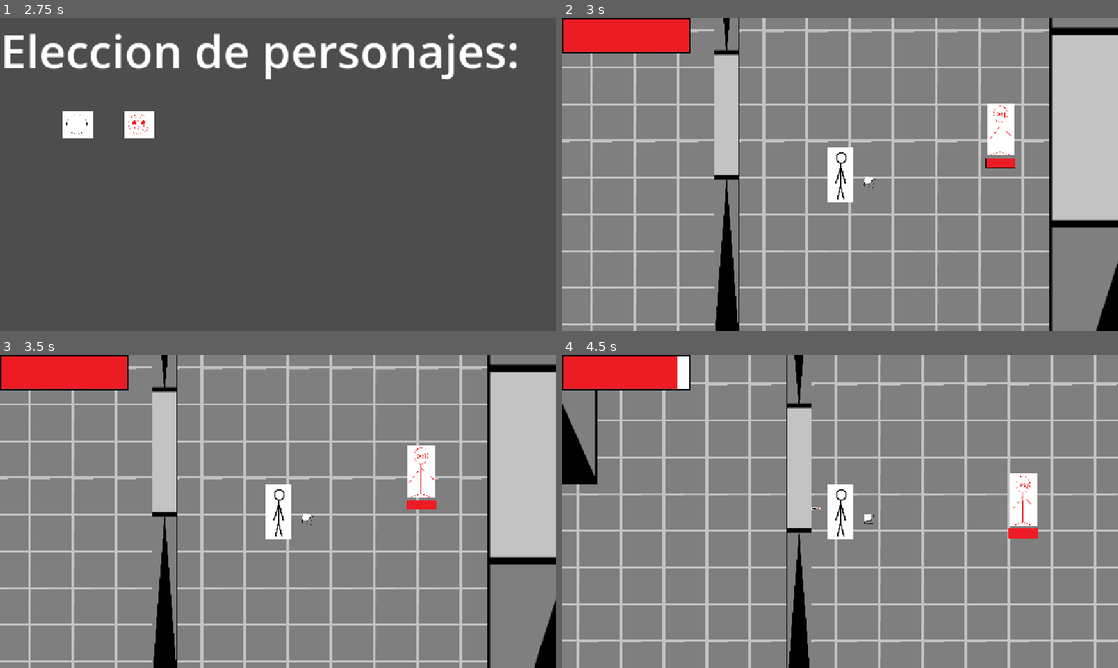
Above: before the commit, frames 1-4 (two rows, left to right).
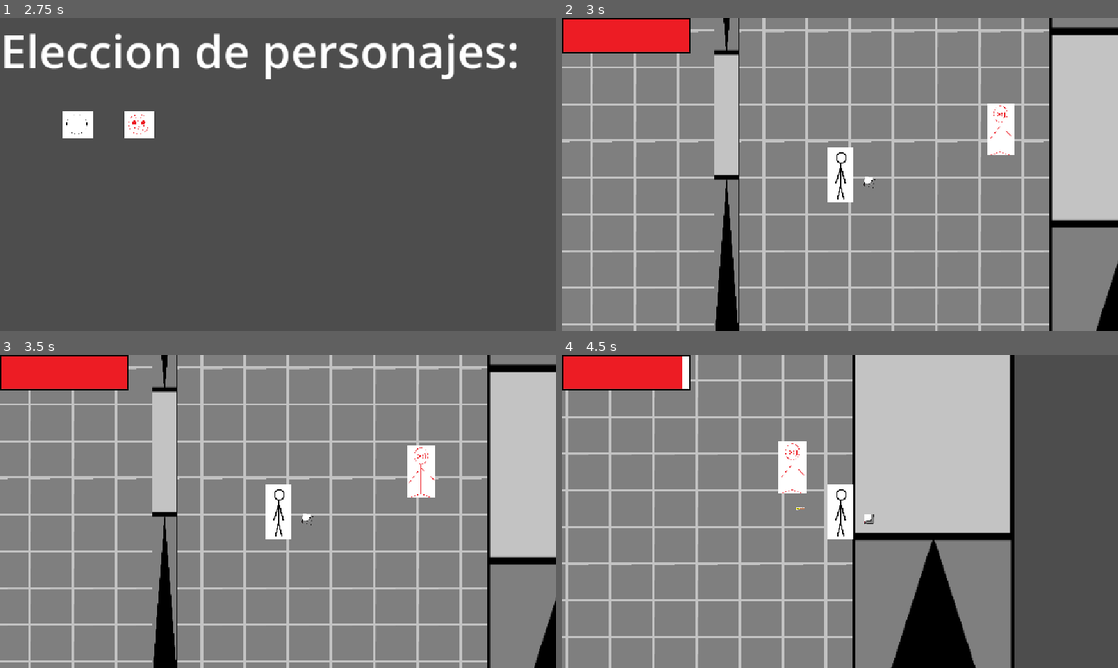
Above: after the commit, the same moments.

Repository: Operr-Omucc/bizo
Game: Godot game, scene res://Escenas/main_menu.tscn
Same seed, same stepped clock (60 frames per second), same inputs: the game is played once before the commit and once after it.
Inputs (mouse positions are in pixels of both pictures, inside the frame that each line leads up to):
- Up to frame 1 (2.75 s): click "Options" at 0.5 s; click "Volver al menu principal" at 1.25 s; click "Start" at 2 s
- Up to frame 2 (3 s): click (639, 124) at 2.75 s
- Up to frame 3 (3.5 s): no input
- Up to frame 4 (4.5 s): move the mouse to (962, 495) at 3.52 s; hold D (Derecha) 3.53-4.28 s; tap Shift (Dash) at 3.6 s; move the mouse to (728, 527) at 4.27 s; hold S (Abajo) from 4.28 s (still down); click (728, 527) at 4.35 s

Frame 1 is identical in both runs. In frame 2, 0.2% of the frame differs, in the area x 76-82%, y 44-48%; in frame 3, 0.2%; in frame 4, 53%, in the area x 0-100%, y 0-100%.

Commit message:
Parche 13/7 LEER DESC.
sist. oleadas hecho, tienda hecha (mas objetos a agregar en el futuro)

Diff:
--- a/Escenas/enemigo.tscn
+++ b/Escenas/enemigo.tscn
@@ -1,10 +1,7 @@
-[gd_scene load_steps=8 format=3 uid="uid://cywd45tc337tm"]
+[gd_scene load_steps=5 format=3 uid="uid://cywd45tc337tm"]
 
 [ext_resource type="Script" uid="uid://ceqla5wlaxqwp" path="res://Scripts/enemigo.gd" id="1_24lda"]
 [ext_resource type="Texture2D" uid="uid://koixclvl6o3o" path="res://Sprites/Enemigo.png" id="2_1hbjf"]
-[ext_resource type="Texture2D" uid="uid://b3n44dh5p1nni" path="res://Sprites/EmptyBar.png" id="3_13grs"]
-[ext_resource type="Texture2D" uid="uid://v06be3g03hq4" path="res://Sprites/Bar.png" id="4_3fwfu"]
-[ext_resource type="Texture2D" uid="uid://bm724o6h87543" path="res://Sprites/HealthBar.png" id="5_46cx0"]
 
 [sub_resource type="RectangleShape2D" id="RectangleShape2D_jc0jm"]
 size = Vector2(18.7757, 19.7045)
@@ -39,13 +36,4 @@
 scale = Vector2(26.7602, 40.1758)
 shape = SubResource("RectangleShape2D_24lda")
 
-[node name="TextureProgressBar" type="TextureProgressBar" parent="."]
-offset_left = -265.791
-offset_top = 421.923
-offset_right = 266.209
-offset_bottom = 566.923
-texture_under = ExtResource("3_13grs")
-texture_over = ExtResource("4_3fwfu")
-texture_progress = ExtResource("5_46cx0")
-
 [connection signal="body_entered" from="Area2D" to="." method="_on_area_2d_body_entered"]
--- a/Escenas/mundo.tscn
+++ b/Escenas/mundo.tscn
@@ -30,3 +30,10 @@
 [node name="Pared3" parent="Navegacion+paredes" instance=ExtResource("3_fw4w5")]
 position = Vector2(-301, -114)
 scale = Vector2(0.56, 3.88)
+
+[node name="Timer" type="Timer" parent="."]
+process_callback = 0
+wait_time = 60.0
+autostart = true
+
+[connection signal="timeout" from="Timer" to="." method="_on_timer_timeout"]
--- /dev/null
+++ b/Escenas/tienda.tscn
@@ -0,0 +1,65 @@
+[gd_scene load_steps=5 format=3 uid="uid://2linwnrs53hq"]
+
+[ext_resource type="Texture2D" uid="uid://crga4nivpgcjh" path="res://Sprites/tienda.png" id="1_4xubq"]
+[ext_resource type="Script" uid="uid://iiw5io5rx04q" path="res://Scripts/tienda.gd" id="1_50q1o"]
+[ext_resource type="Texture2D" uid="uid://dmc1js4vqmsjo" path="res://Sprites/vida.png" id="2_50q1o"]
+[ext_resource type="Texture2D" uid="uid://cijdnbs60h7r" path="res://Sprites/Escudo.png" id="3_7flnv"]
+
+[node name="Tienda" type="Node2D"]
+script = ExtResource("1_50q1o")
+
+[node name="Tienda" type="Sprite2D" parent="."]
+position = Vector2(576, 320)
+scale = Vector2(1.7866, 1.22759)
+texture = ExtResource("1_4xubq")
+
+[node name="Button" type="Button" parent="."]
+offset_left = 24.0
+offset_top = 344.0
+offset_right = 677.0
+offset_bottom = 886.0
+scale = Vector2(0.208317, 0.242029)
+icon = ExtResource("2_50q1o")
+metadata/_edit_use_anchors_ = true
+
+[node name="Label" type="Label" parent="Button"]
+layout_mode = 0
+offset_top = 528.862
+offset_right = 1344.0
+offset_bottom = 1123.86
+theme_override_colors/font_color = Color(0, 0, 0, 1)
+theme_override_colors/font_outline_color = Color(0, 0, 0, 1)
+theme_override_font_sizes/font_size = 99
+text = "9 de oro
+-aumenta tu vida maxima"
+
+[node name="Button2" type="Button" parent="."]
+offset_left = 328.0
+offset_top = 344.0
+offset_right = 981.0
+offset_bottom = 886.0
+scale = Vector2(0.207663, 0.240909)
+icon = ExtResource("3_7flnv")
+metadata/_edit_use_anchors_ = true
+
+[node name="Label" type="Label" parent="Button2"]
+layout_mode = 0
+offset_top = 531.0
+offset_right = 1271.0
+offset_bottom = 1029.0
+theme_override_colors/font_color = Color(0, 0, 0, 1)
+theme_override_font_sizes/font_size = 99
+text = "5 de oro
+-añade vida temporal"
+
+[node name="Button3" type="Button" parent="."]
+offset_left = 968.0
+offset_top = 584.0
+offset_right = 976.0
+offset_bottom = 592.0
+scale = Vector2(1.37316, 1.60099)
+text = "Volver al juego"
+
+[connection signal="pressed" from="Button" to="." method="_on_button_pressed"]
+[connection signal="pressed" from="Button2" to="." method="_on_button_2_pressed"]
+[connection signal="pressed" from="Button3" to="." method="_on_button_3_pressed"]
--- a/Scripts/GameMaster.gd
+++ b/Scripts/GameMaster.gd
@@ -1,15 +1,23 @@
 extends Node2D
+var enemigo = preload("res://Escenas/enemigo.tscn").instantiate()
+var arma = preload("res://Escenas/arma.tscn").instantiate()
 
 func _ready():
-	var personaje = gamedata.escena_personaje.instantiate()
+	#Spawnea todo adentro del mundo
+
+	var personaje = gamedata.chara_Scene.instantiate()
 	add_child(personaje)
 	personaje.global_position = Vector2(100, 100)
 
-	var arma = preload("res://Escenas/arma.tscn").instantiate()
+	# Añade arma al personaje
 	personaje.add_child(arma)
 	arma.position = Vector2(120.0, 30.0)
 
-	var enemigo = preload("res://Escenas/enemigo.tscn").instantiate()
+	# Añade enemigo
 	add_child(enemigo)
 	enemigo.global_position = Vector2(856.0, -95.0)
-	enemigo.target = personaje  # ← asignás el target directamente
+	enemigo.target = personaje
+
+
+func _on_timer_timeout() -> void:
+	get_tree().change_scene_to_file("res://Escenas/tienda.tscn")
--- a/Scripts/enemigo.gd
+++ b/Scripts/enemigo.gd
@@ -2,15 +2,15 @@
 @onready var navigation_agent: NavigationAgent2D = $NavigationAgent2D
 @onready var target = get_tree().get_nodes_in_group("personaje")
 @onready var coin=preload("res://Escenas/moneda.tscn")
-@onready var healthBar: TextureProgressBar = $TextureProgressBar
 var health: int
 var cooldown=true
 var speed=150
+var damage = gamedata.enemy_damage()
 
 func _ready() -> void:
-	health = 100
+	self.add_to_group("enemigo")
+	health = 40
 	await get_tree().process_frame
-	#var jugadores = get_tree().get_nodes_in_group("jugador")
 	set_physics_process(false)
 	call_deferred("wait_for_physics")
 
@@ -24,12 +24,9 @@
 	if body.is_in_group("personaje"):
 
 		if body.health > 0 && cooldown:
-			var currentWave = 100
-			var maxPercentage = currentWave * 0.1
-			body.health =  body.health - maxPercentage
-			body.speed = body.speed - 2500
-			await get_tree().create_timer(0.5).timeout
-			body.speed = body.speed + 2500
+			body.health -= damage
+			var direction = (body.global_position - global_position).normalized()
+			body.velocity += direction * 1000
 			cooldown = false
 			await get_tree().create_timer(1.00).timeout #tiempo de invulnerabilidad del jugador
 			cooldown = true
@@ -53,7 +50,6 @@
 
 #funcion que se ejecuta cada segundo, funciona tambien para detectar la posicion del jugador y perseguirlo
 func _physics_process(_delta):
-	healthBar.value = health
 	if target and target.is_inside_tree():
 		if navigation_agent.is_navigation_finished():
 			var distancia = target.global_position.distance_to(navigation_agent.target_position)
--- a/Scripts/gamedata.gd
+++ b/Scripts/gamedata.gd
@@ -1,4 +1,13 @@
 extends Node
 
 #Maneja cosas como el personaje seleccionado
-var escena_personaje : PackedScene
+var chara_Scene : PackedScene
+var money_amount : int
+var maxHealth: int = 0
+var health: int = 0
+var currentWave: int = 1
+
+func enemy_damage():
+	var base_damage = 5
+	var scaling_factor = 1.15
+	return base_damage * pow(scaling_factor, currentWave)
--- a/Scripts/moneda.gd
+++ b/Scripts/moneda.gd
@@ -2,5 +2,5 @@
 
 func _on_area_2d_body_entered(body: Node2D) -> void:
 	if body.is_in_group("personaje"):
-		body.money += 1
+		gamedata.money_amount += 1
 		queue_free()
--- a/Scripts/personaje.gd
+++ b/Scripts/personaje.gd
@@ -2,16 +2,19 @@
 
 var speed
 var cooldown:bool = true
-var money:int
+var money: int
 var health: int
 var maxHealth: int
 @onready var healthBar: TextureProgressBar = $Camera2D/TextureProgressBar
 
 
 func _ready():
+	money = 0
 	maxHealth = 100
 	health = 100
 	speed = 500
+	maxHealth += gamedata.maxHealth
+	health += gamedata.health
 	self.add_to_group("personaje")
 
 #Movimiento basico
@@ -23,7 +26,7 @@
 		start_dash()
 	healthBar.value = health
 	healthBar.max_value = maxHealth
-	#is_mouse_left()
+	gamedata.money_amount += money
 	move_and_slide()
 
 
--- a/Scripts/seleccion_per.gd
+++ b/Scripts/seleccion_per.gd
@@ -7,10 +7,10 @@
 #de acá para abajo las funciones van a dedicarse a settear escena_personaje a un personaje
 
 func _on_button_pressed() -> void:
-	gamedata.escena_personaje = preload('res://Personajes/personaje.tscn')
+	gamedata.chara_Scene = preload('res://Personajes/personaje.tscn')
 	mundo()
 
 
 func _on_button_2_pressed() -> void:
-	gamedata.escena_personaje = preload('res://Personajes/personaje_enojado.tscn')
+	gamedata.chara_Scene = preload('res://Personajes/personaje_enojado.tscn')
 	mundo()
--- /dev/null
+++ b/Scripts/tienda.gd
@@ -0,0 +1,19 @@
+extends Node2D
+var personaje = preload("res://Personajes/personaje.tscn")
+var mundo = preload("res://Escenas/mundo.tscn")
+
+func _on_button_pressed() -> void:
+	if gamedata.money_amount >= 9:
+		gamedata.money_amount -= 9
+		var extraHealth = 100
+		gamedata.maxHealth += extraHealth
+
+func _on_button_2_pressed() -> void:
+	if gamedata.money_amount >= 5:
+		gamedata.money_amount -= 5
+		var shield = 50
+		gamedata.health += shield
+
+func _on_button_3_pressed() -> void:
+	gamedata.currentWave += 1
+	get_tree().change_scene_to_file("res://Escenas/mundo.tscn")
Not shown, added: Scripts/tienda.gd.uid
Binary file added: Sprites/Escudo.png
Not shown, added: Sprites/Escudo.png.import
Binary file added: Sprites/tienda.png
Not shown, added: Sprites/tienda.png.import
Binary file added: Sprites/vida.png
Not shown, added: Sprites/vida.png.import
